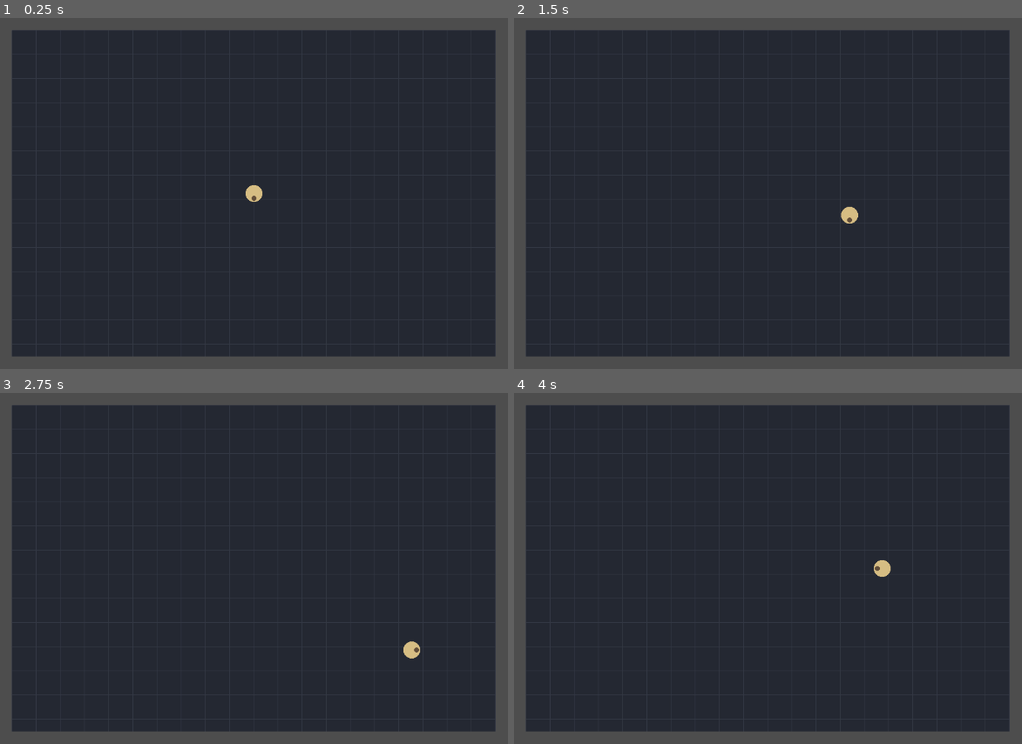
Above: before the commit, frames 1-4 (two rows, left to right).
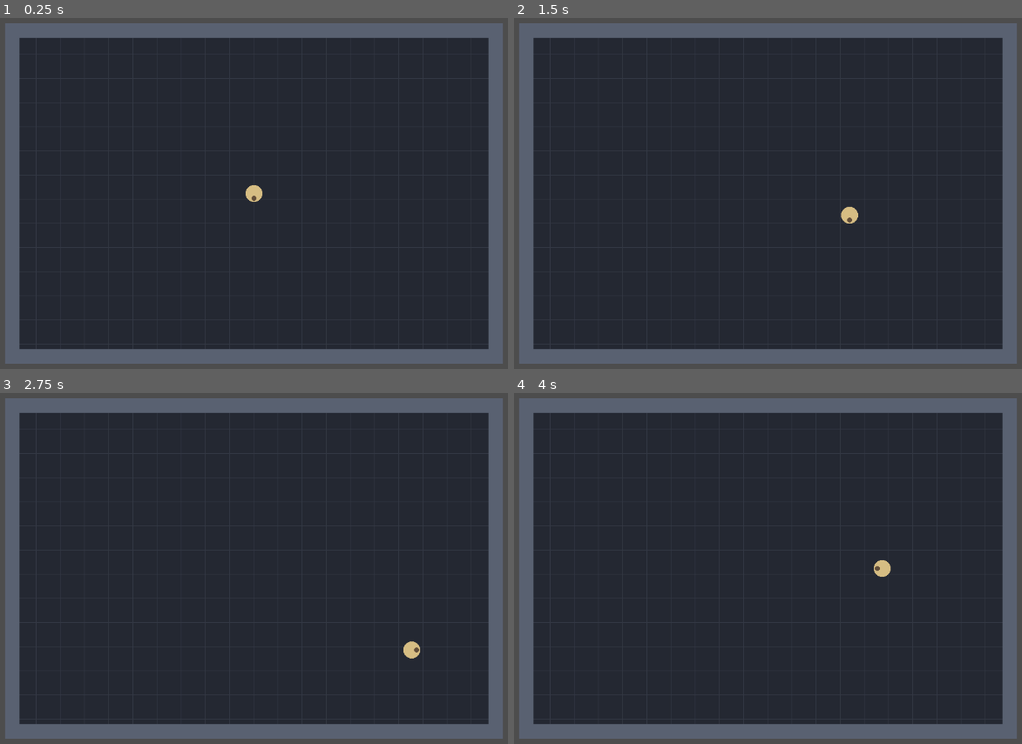
Above: after the commit, the same moments.

Repository: Jonty303/Project-Gauntlands
Game: Godot game, scene res://scenes/main.tscn
Two runs of this game, one before a commit and one after it. Both use one fixed random seed, a clock stepped at 60 frames per second and the inputs below.
Inputs:
- Up to frame 1 (0.25 s): no input
- Up to frame 2 (1.5 s): tap Enter at 0.5 s; hold D (move_right) 0.53-1.28 s; hold S (move_down) from 1.28 s (still down)
- Up to frame 3 (2.75 s): release S (move_down) at 2.03 s; hold D (move_right) from 2.03 s (still down)
- Up to frame 4 (4 s): release D (move_right) at 2.78 s; hold W (move_up) 2.78-3.53 s; hold A (move_left) from 3.53 s (still down)

The runs differ from the first frame. In frame 1, 13% of the frame differs, in the area x 1-99%, y 1-99%; in frame 2, 13%; in frame 3, 13%; in frame 4, 13%.

Commit message:
Add four physics collision walls around dungeon

Diff:
--- a/scripts/main.gd
+++ b/scripts/main.gd
@@ -1,8 +1,42 @@
 extends Node2D
 
+const DUNGEON_SIZE := Vector2(800.0, 540.0)
+const WALL_THICKNESS := 24.0
+const FLOOR_COLOR := Color("#242832")
+const GRID_COLOR := Color("#343945")
+const WALL_COLOR := Color("#596171")
+
+func _ready() -> void:
+    _create_wall("NorthWall", Vector2(0, -DUNGEON_SIZE.y / 2.0), Vector2(DUNGEON_SIZE.x + WALL_THICKNESS, WALL_THICKNESS))
+    _create_wall("SouthWall", Vector2(0, DUNGEON_SIZE.y / 2.0), Vector2(DUNGEON_SIZE.x + WALL_THICKNESS, WALL_THICKNESS))
+    _create_wall("WestWall", Vector2(-DUNGEON_SIZE.x / 2.0, 0), Vector2(WALL_THICKNESS, DUNGEON_SIZE.y + WALL_THICKNESS))
+    _create_wall("EastWall", Vector2(DUNGEON_SIZE.x / 2.0, 0), Vector2(WALL_THICKNESS, DUNGEON_SIZE.y + WALL_THICKNESS))
+
+func _create_wall(wall_name: String, wall_position: Vector2, wall_size: Vector2) -> void:
+    var wall := StaticBody2D.new()
+    wall.name = wall_name
+    wall.position = wall_position
+    wall.collision_layer = 1
+    wall.collision_mask = 0
+
+    var shape := RectangleShape2D.new()
+    shape.size = wall_size
+    var collision := CollisionShape2D.new()
+    collision.shape = shape
+    wall.add_child(collision)
+    add_child(wall)
+
 func _draw() -> void:
-    draw_rect(Rect2(-400, -270, 800, 540), Color("#242832"))
+    var floor_rect := Rect2(-DUNGEON_SIZE / 2.0, DUNGEON_SIZE)
+    draw_rect(floor_rect, FLOOR_COLOR)
     for x in range(-400, 401, 40):
-        draw_line(Vector2(x, -270), Vector2(x, 270), Color("#343945"))
+        draw_line(Vector2(x, -270), Vector2(x, 270), GRID_COLOR)
     for y in range(-270, 271, 40):
-        draw_line(Vector2(-400, y), Vector2(400, y), Color("#343945"))
+        draw_line(Vector2(-400, y), Vector2(400, y), GRID_COLOR)
+
+    var half := DUNGEON_SIZE / 2.0
+    var t := WALL_THICKNESS
+    draw_rect(Rect2(-half.x - t / 2.0, -half.y - t / 2.0, DUNGEON_SIZE.x + t, t), WALL_COLOR)
+    draw_rect(Rect2(-half.x - t / 2.0, half.y - t / 2.0, DUNGEON_SIZE.x + t, t), WALL_COLOR)
+    draw_rect(Rect2(-half.x - t / 2.0, -half.y - t / 2.0, t, DUNGEON_SIZE.y + t), WALL_COLOR)
+    draw_rect(Rect2(half.x - t / 2.0, -half.y - t / 2.0, t, DUNGEON_SIZE.y + t), WALL_COLOR)
